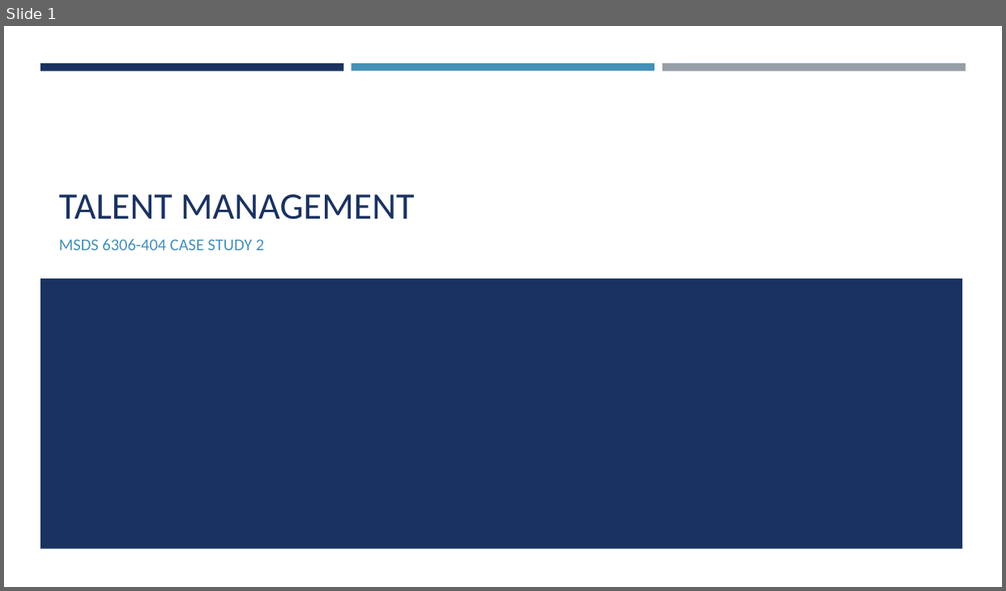
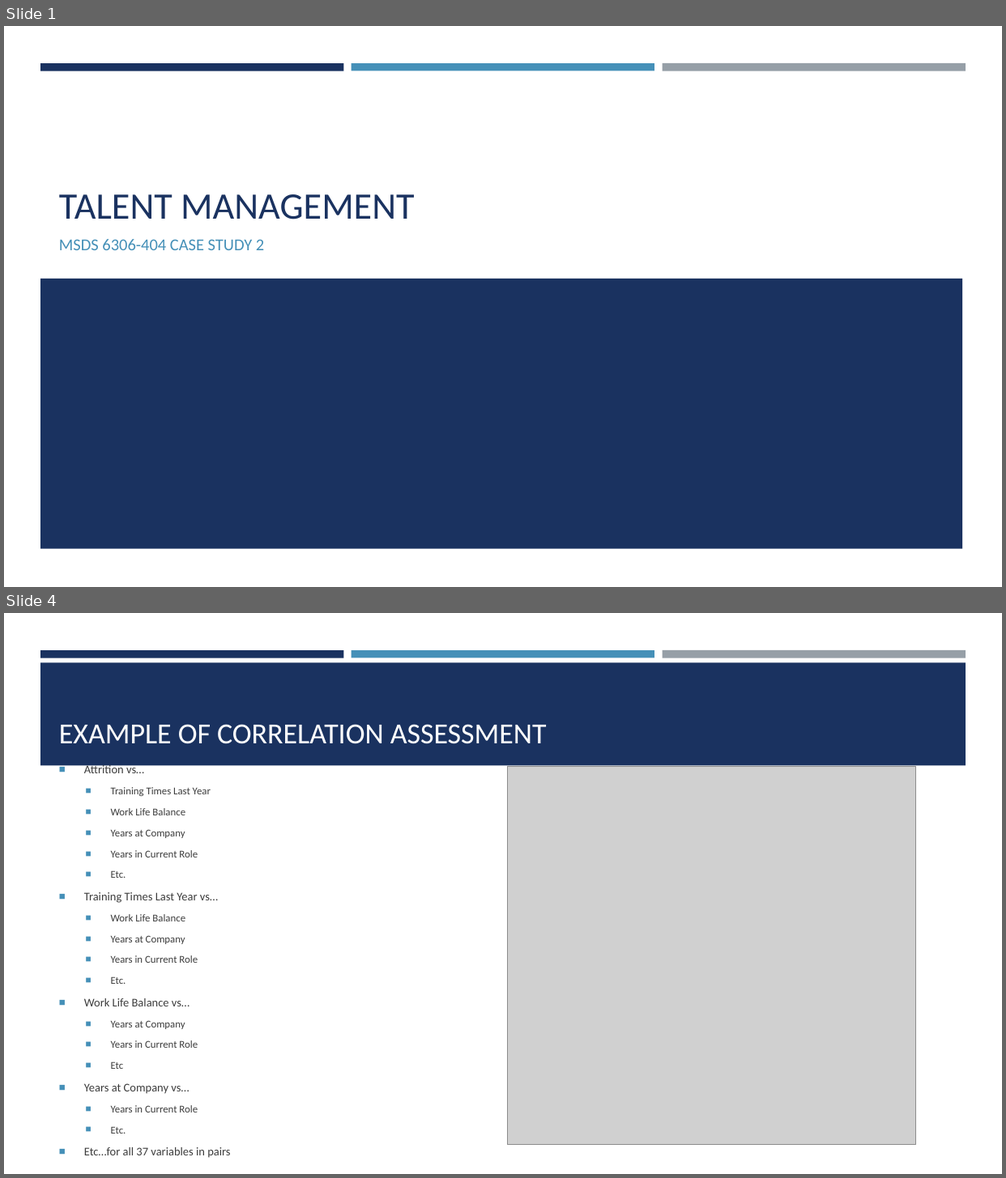
Before and after one commit to SamOnalaja/MSDS6306-404_CS2, a slide deck: pres/MLTran_CaseStudy_2_Presentation.pptx. Shown one above the other, each under a label of ours: slide 1 before the commit, slides 1 and 4 after it; the slides between them are not shown. The pictures are 1006x591 and 1006x1178 pixels, drawn with LibreOffice and Linux fonts; fonts in the diff are those of the drawing; grey boxes stand for pictures. Boxes give left, top, right and bottom in pixels: in the first picture for what was removed or moved away, otherwise in the second. Text is boxed around its words. In the diff, an @@ line names an element or a change of style, - is before the commit and + after.

```diff
--- a/pres/MLTran_CaseStudy_2_Presentation.pptx
+++ b/pres/MLTran_CaseStudy_2_Presentation.pptx
@@ slide 4 added at (x1=4, y1=613, x2=1002, y2=1174), background #FFFFFF; not listed: 3 template elements that a slide beside it also shows @@
@@ rectangle added at (x1=40, y1=662, x2=966, y2=766), fill #1A3260 @@
@@ title added at (x1=59, y1=724, x2=547, y2=744), 28 pt, text #FFFFFF @@
+EXAMPLE OF CORRELATION ASSESSMENT
@@ picture added at (x1=507, y1=766, x2=916, y2=1144) @@
@@ text added at (x1=84, y1=787, x2=230, y2=1158), 10 pt, text #3D3D3D @@
+■ Attrition vs…
+  ■ Training Times Last Year
+  ■ Work Life Balance
+  ■ Years at Company
+  ■ Years in Current Role
+  ■ Etc.
+■ Training Times Last Year vs…
+  ■ Work Life Balance
+  ■ Years at Company
+  ■ Years in Current Role
+  ■ Etc.
+■ Work Life Balance vs…
+  ■ Years at Company
+  ■ Years in Current Role
+  ■ Etc
+■ Years at Company vs…
+  ■ Years in Current Role
+  ■ Etc.
+■ Etc…for all 37 variables in pairs
```
Also in this commit, not shown: 9 slides changed, 1 other slide added, 1 slide removed, 3 other files.
